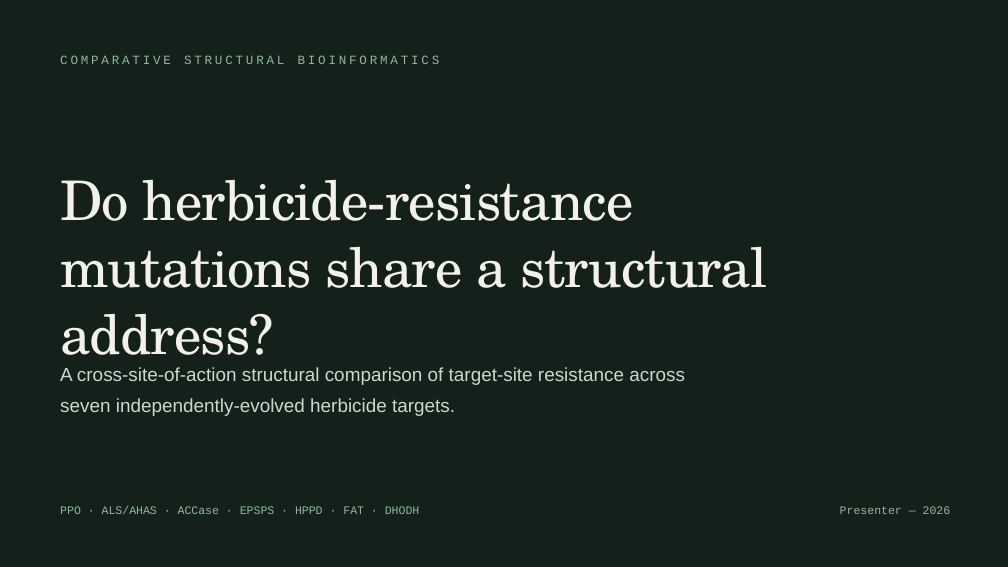
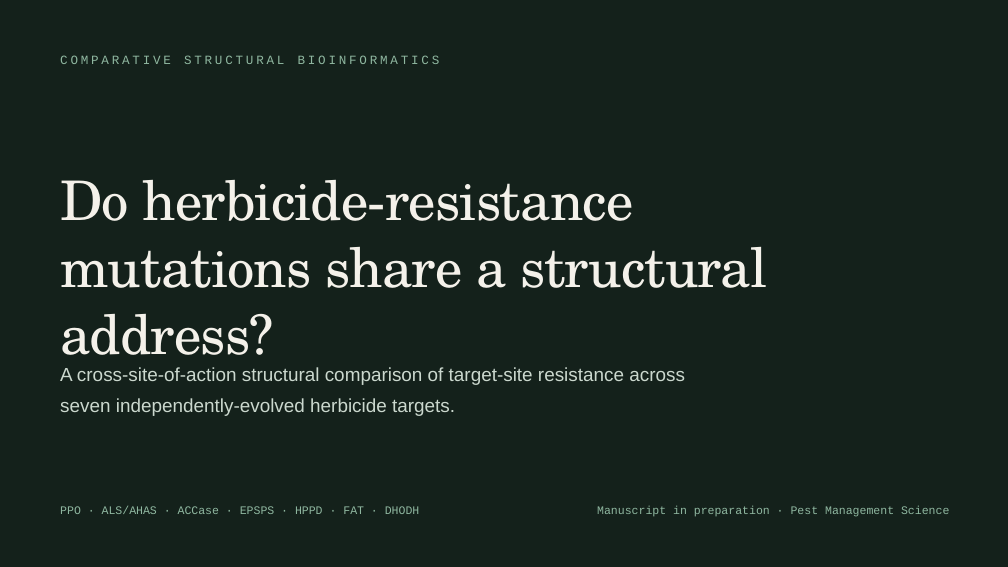
Before and after one commit to gzc0063-hub/herbicide-resistance-structural-bioinf, a slide deck: slide 1 of output/presentations/herbicide_resistance_structural_bioinformatics_talk.pptx. Drawn at 1008x567 pixels with LibreOffice and Linux fonts; fonts in the diff are those of the drawing. Boxes give left, top, right and bottom in pixels: in the first picture for what was removed or moved away, otherwise in the second. Text is boxed around its words. In the diff, an @@ line names an element or a change of style, - is before the commit and + after.

```diff
--- a/output/presentations/herbicide_resistance_structural_bioinformatics_talk.pptx
+++ b/output/presentations/herbicide_resistance_structural_bioinformatics_talk.pptx
@@ text at box(597, 506, 949, 517): text changed @@
-Presenter — 2026
+Manuscript in preparation · Pest Management Science
```
Also in this commit, not shown: 2 other slides changed, 3 slides added, 3 other files.
